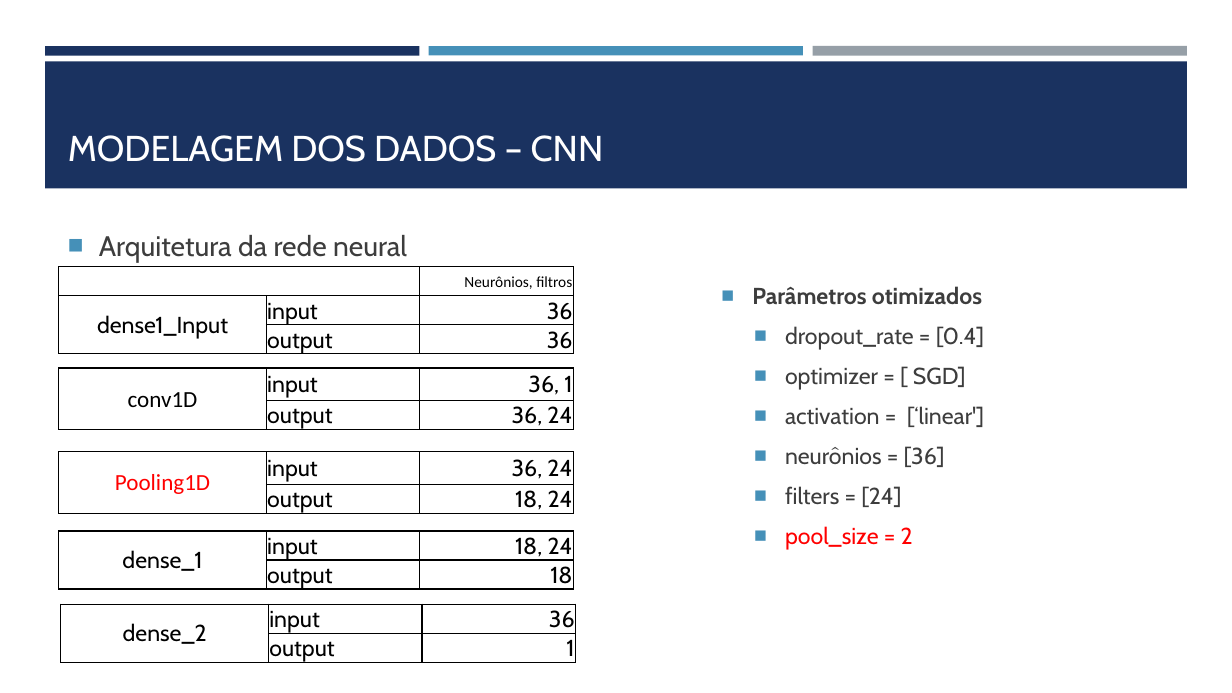
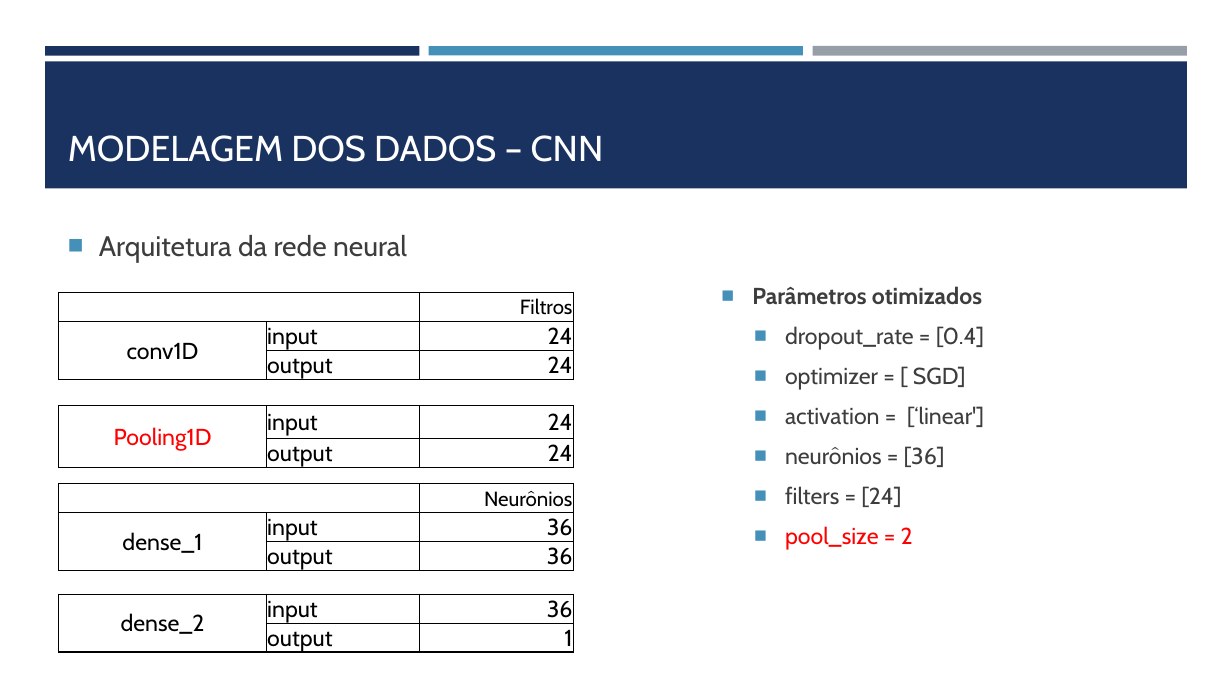
Before and after one commit to patricia-salles/sin5006, a slide deck: slide 18 of forest_fires/ApresentaçãoModelo0812.pptx. Drawn at 1232x693 pixels with LibreOffice and Linux fonts; fonts in the diff are those of the drawing. Boxes give left, top, right and bottom in pixels: in the first picture for what was removed or moved away, otherwise in the second. Text is boxed around its words. In the diff, an @@ line names an element or a change of style, - is before the commit and + after.

```diff
--- a/forest_fires/ApresentaçãoModelo0812.pptx
+++ b/forest_fires/ApresentaçãoModelo0812.pptx
@@ table at [59, 293, 574, 383] @@
-row 1, column 3: Neurônios, filtros
+row 1, column 3: Filtros
-row 2, column 1: dense1_Input
+row 2, column 1: conv1D
-row 2, column 3: 36
+row 2, column 3: 24
-row 3, column 3: 36
+row 3, column 3: 24
@@ table: place and size @@
-table at [59, 267, 574, 358]
+table at [59, 293, 574, 383]
@@ table removed at [59, 368, 574, 433], 2 rows, 3 columns @@
-conv1D | input | 36, 1
- | output | 36, 24
@@ table at [59, 406, 574, 471] @@
-row 1, column 3: 36, 24
+row 1, column 3: 24
-row 2, column 3: 18, 24
+row 2, column 3: 24
@@ font Calibri to Cabin in "Pooling1D" @@
@@ table: place and size @@
-table at [59, 452, 574, 517]
+table at [59, 406, 574, 471]
@@ table at [59, 484, 574, 575] @@
-row 1: dense_1 | input | 18, 24
-row 2:  | output | 18
+row 1:  |  | Neurônios
+row 2: dense_1 | input | 36
+row 3:  | output | 36
@@ table: place and size @@
-table at [59, 531, 574, 593]
+table at [59, 484, 574, 575]
@@ table: place and size @@
-table at [61, 604, 576, 666]
+table at [59, 594, 574, 656]
```
Also in this commit, not shown: 2 other slides changed.
